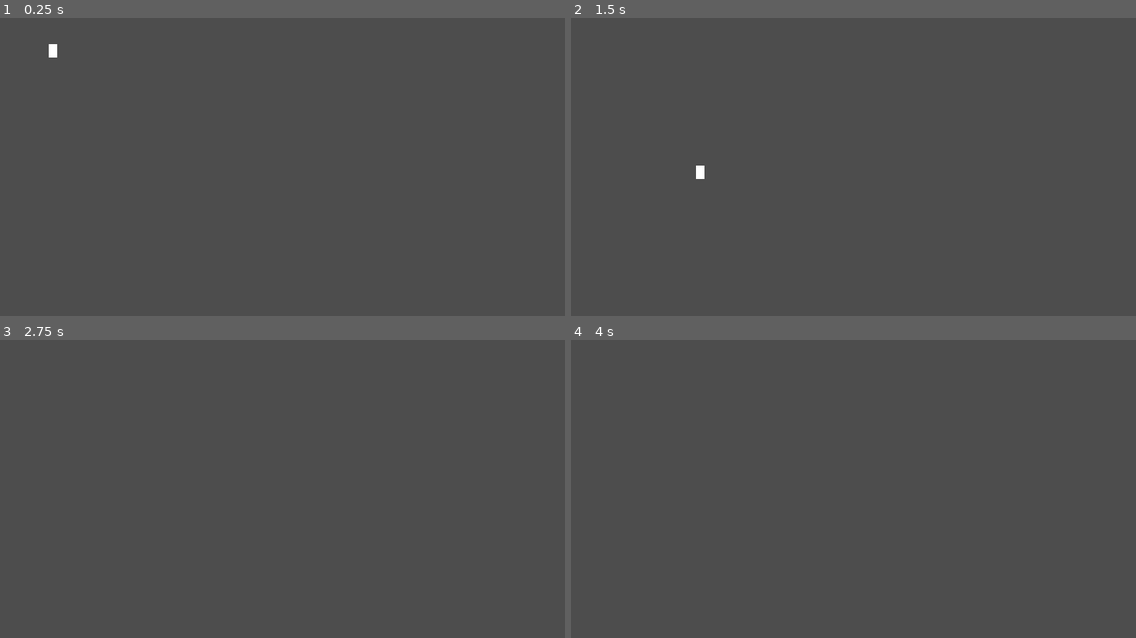
Above: before the commit, frames 1-4 (two rows, left to right).
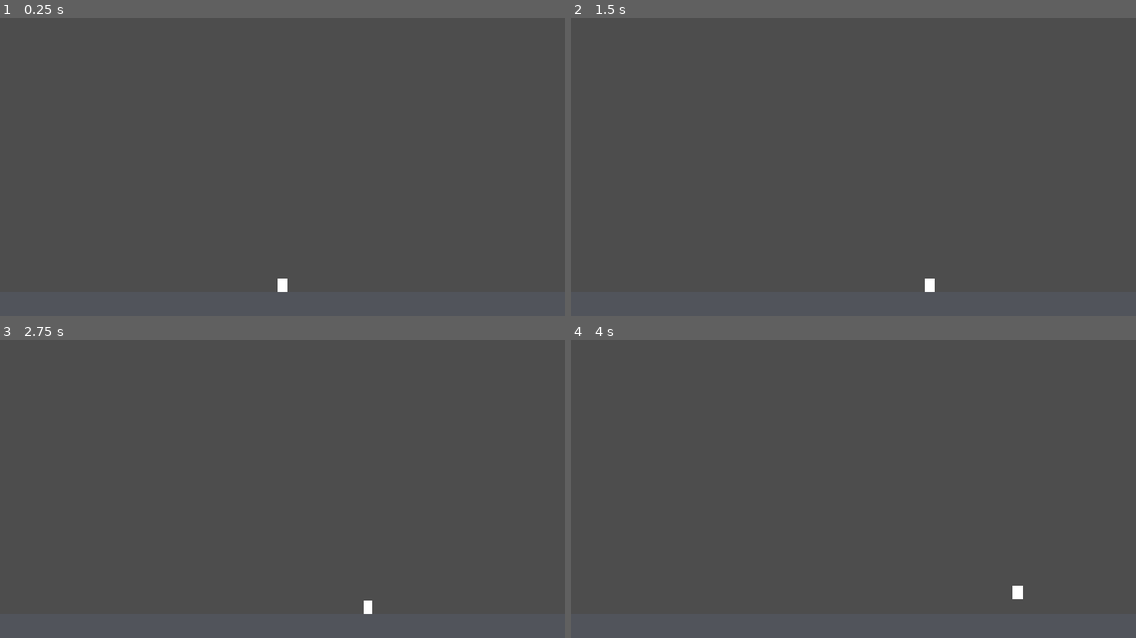
Above: after the commit, the same moments.

Repository: SirEdwards88/sir-edwards-2-the-great-escape
Game: Godot game, scene res://scenes/Main.tscn
The game is run twice, just before and just after one commit, with the same random seed, the same clock (stepped at 60 frames per second) and the same inputs.
Inputs:
- Up to frame 1 (0.25 s): no input
- Up to frame 2 (1.5 s): tap Enter (ui_accept) at 0.5, 0.77 s; hold Right (ui_right) from 0.53 s (still down)
- Up to frame 3 (2.75 s): tap Enter (ui_accept) at 1.52 s; release Right (ui_right) at 2.03 s; hold Left (ui_left) from 2.03 s (still down)
- Up to frame 4 (4 s): release Left (ui_left) at 2.78 s; hold Right (ui_right) from 2.78 s (still down); tap Enter (ui_accept) at 3.02, 3.77 s

The runs differ from the first frame. In frame 1, 0.1% of the frame differs, in the area x 8-51%, y 8-92%; in frame 2, 0.1%; in frame 3, less than 0.1%; in frame 4, less than 0.1%.

Commit message:
Distribución de Main.tscn para 1920x1080
Suelo de 1920x80 en la parte inferior con PlaceholderVisual gris,
muros laterales con colisión y jugador centrado en (960, 960).
No cambia player.gd, el Input Map ni project.godot.

Co-Authored-By: Claude Sonnet 5.5 <noreply@anthropic.com>
Claude-Session: https://claude.ai/code/session_01CAmZ1RTfgKrWaHFAHL2Hhi

Diff:
--- a/scenes/Main.tscn
+++ b/scenes/Main.tscn
@@ -7,12 +7,15 @@
 height = 48.0
 
 [sub_resource type="RectangleShape2D" id="RectangleShape2D_qnwvq"]
-size = Vector2(720, 40)
+size = Vector2(1920, 80)
+
+[sub_resource type="RectangleShape2D" id="RectangleShape2D_wall"]
+size = Vector2(40, 1080)
 
 [node name="Main" type="Node2D" unique_id=1352038230]
 
 [node name="Player" type="CharacterBody2D" parent="." unique_id=21430966]
-position = Vector2(180, 100)
+position = Vector2(960, 960)
 script = ExtResource("1_elqb8")
 
 [node name="CollisionShape2D" type="CollisionShape2D" parent="Player" unique_id=1619901469]
@@ -23,7 +26,23 @@
 uv = PackedVector2Array(-16, -24, 16, -24, 16, 24, -16, 24)
 
 [node name="Ground" type="StaticBody2D" parent="." unique_id=143404135]
-position = Vector2(0, 560)
+position = Vector2(960, 1040)
 
 [node name="CollisionShape2D" type="CollisionShape2D" parent="Ground" unique_id=1247434969]
 shape = SubResource("RectangleShape2D_qnwvq")
+
+[node name="PlaceholderVisual" type="Polygon2D" parent="Ground" unique_id=1873020441]
+color = Color(0.32, 0.33, 0.36, 1)
+polygon = PackedVector2Array(-960, -40, 960, -40, 960, 40, -960, 40)
+
+[node name="WallLeft" type="StaticBody2D" parent="." unique_id=1730459115]
+position = Vector2(-20, 540)
+
+[node name="CollisionShape2D" type="CollisionShape2D" parent="WallLeft" unique_id=1998214706]
+shape = SubResource("RectangleShape2D_wall")
+
+[node name="WallRight" type="StaticBody2D" parent="." unique_id=1530267893]
+position = Vector2(1940, 540)
+
+[node name="CollisionShape2D" type="CollisionShape2D" parent="WallRight" unique_id=1115820367]
+shape = SubResource("RectangleShape2D_wall")
